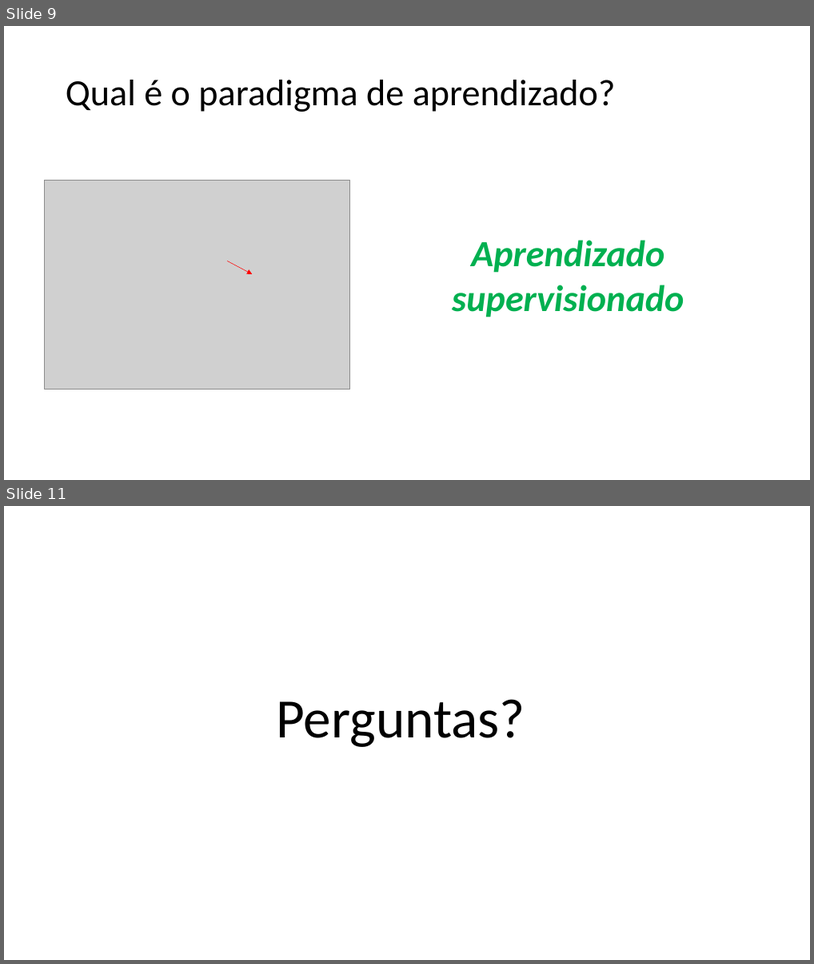
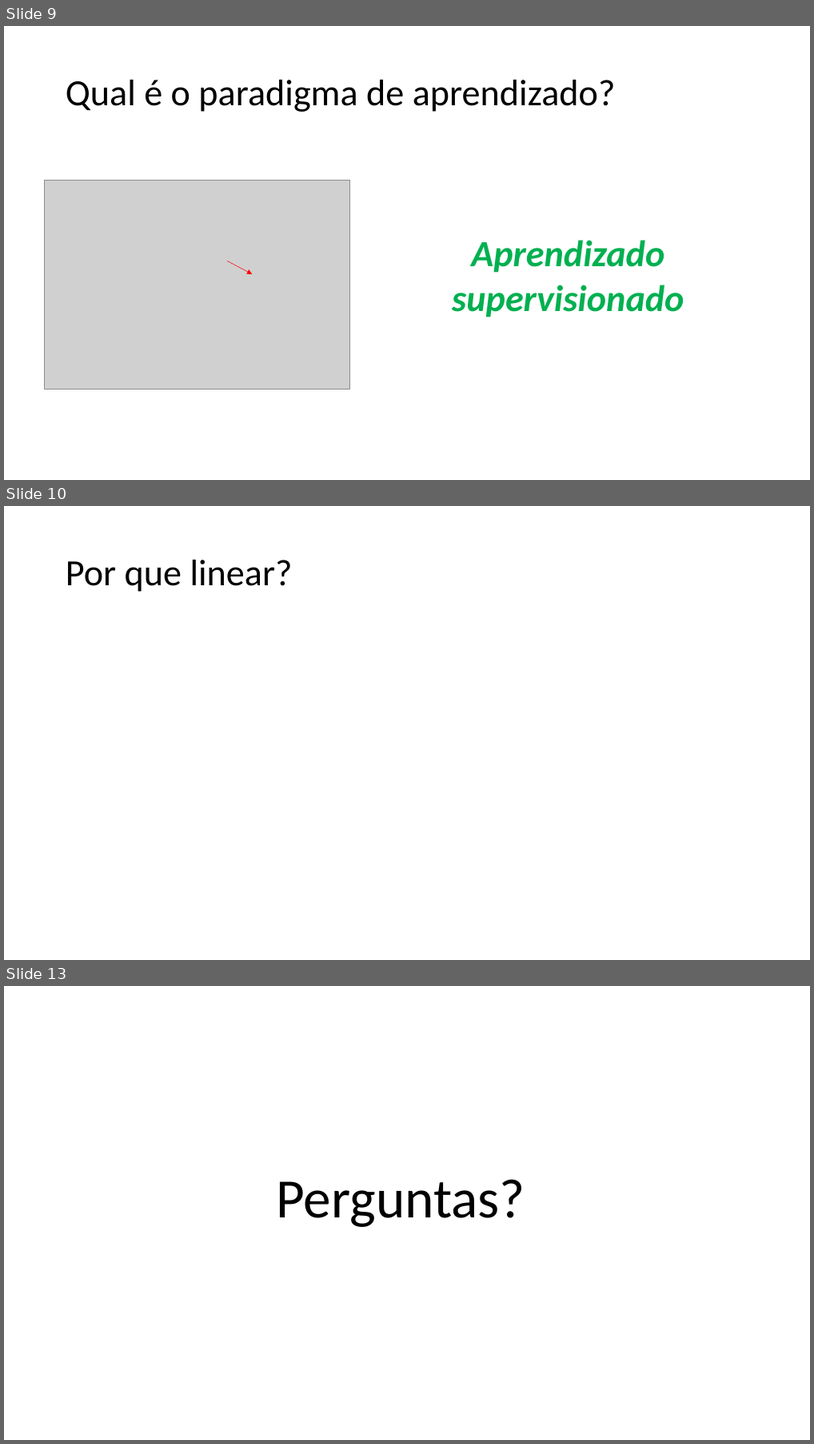
Before and after one commit to zz4fap/c24_inteligencia_artificial, a slide deck: slides/C24_Regressão.pptx. Shown one above the other, each under a label of ours: slides 9 and 11 before the commit, slides 9, 10 and 13 after it; the slides between them are not shown. The pictures are 814x964 and 814x1444 pixels, drawn with LibreOffice and Linux fonts; fonts in the diff are those of the drawing; grey boxes stand for pictures. Boxes give left, top, right and bottom in pixels: in the first picture for what was removed or moved away, otherwise in the second. Text is boxed around its words. In the diff, an @@ line names an element or a change of style, - is before the commit and + after.

```diff
--- a/slides/C24_Regressão.pptx
+++ b/slides/C24_Regressão.pptx
@@ slide 10 added at (4,506,810,960), background #FFFFFF @@
@@ title added at (66,560,293,592), 44 pt, text #000000 @@
+Por que linear?
@@ what was slide 11 is now slide 13 @@
```
Also in this commit, not shown: 1 slide changed, 1 other slide added.
